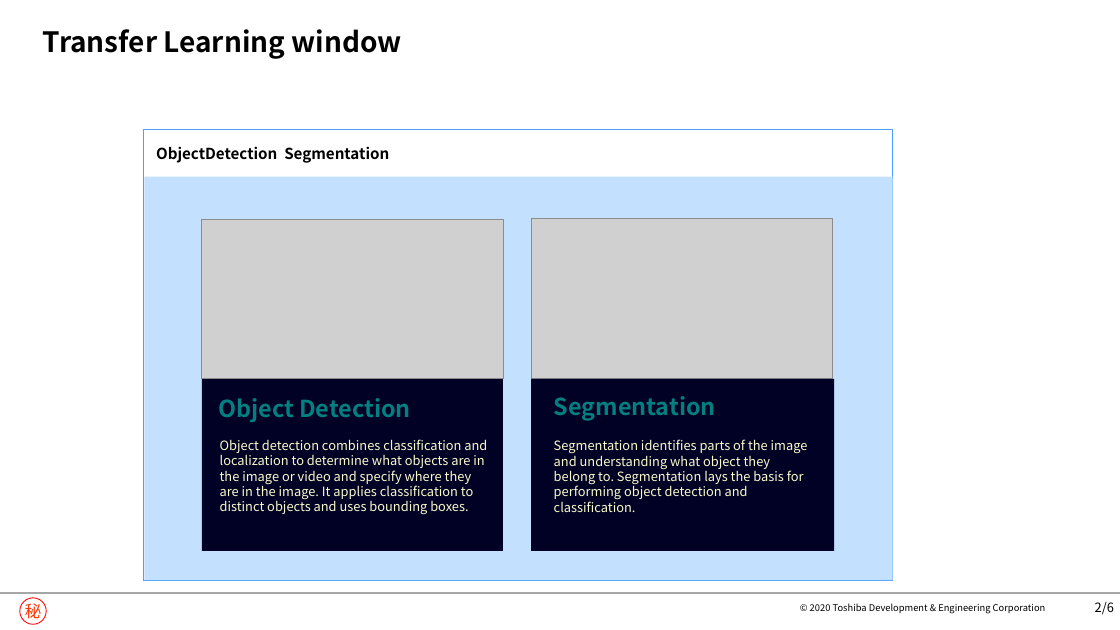
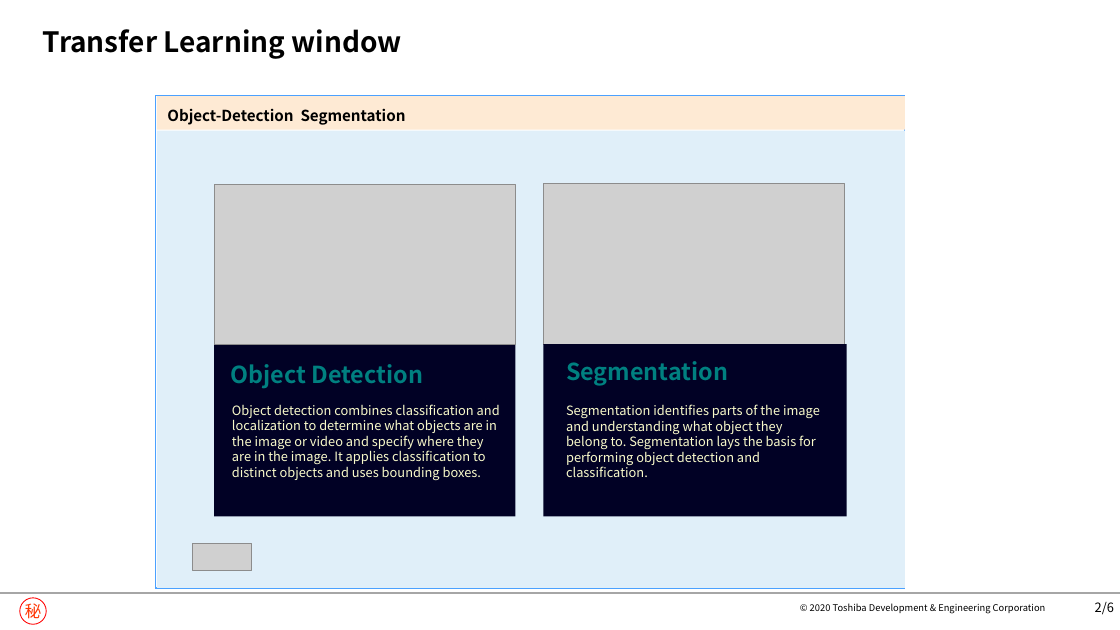
Before and after one commit to nguyenngocninh/LFS, a slide deck: slide 3 of GuiAIPlatformDesign.pptx. Drawn at 1120x630 pixels with LibreOffice and Linux fonts; fonts in the diff are those of the drawing; grey boxes stand for pictures; background and template pictures are left out. Boxes give left, top, right and bottom in pixels: in the first picture for what was removed or moved away, otherwise in the second. Text is boxed around its words. In the diff, an @@ line names an element or a change of style, - is before the commit and + after.

```diff
--- a/GuiAIPlatformDesign.pptx
+++ b/GuiAIPlatformDesign.pptx
@@ rectangle: place and size @@
-rectangle at <box>144,130,893,581</box>
+rectangle at <box>155,95,905,588</box>
@@ rectangle added at <box>157,96,906,129</box>, fill #FEEAD4 @@
@@ text at <box>167,108,406,125</box>: text changed @@
-ObjectDetection Segmentation
+Object-Detection Segmentation
@@ rectangle: place and size @@
-rectangle at <box>145,176,893,580</box>
+rectangle at <box>157,131,906,588</box>
@@ rectangle at <box>157,131,906,588</box>: fill #C3E0FF to #E0EFF9 @@
@@ 1 picture, 1 text, 1 rectangle: place and size @@
-1 picture, 1 text, 1 rectangle at <box>202,219,503,551</box>
+1 picture, 1 text, 1 rectangle at <box>214,184,516,517</box>
@@ 3 texts, 1 picture, 1 rectangle: place and size @@
-3 texts, 1 picture, 1 rectangle at <box>218,218,834,551</box>
+3 texts, 1 picture, 1 rectangle at <box>231,184,847,517</box>
@@ picture added at <box>193,544,252,571</box> @@
```
Also in this commit, not shown: 11 other slides changed, 18 slides added, 2 slides removed.
